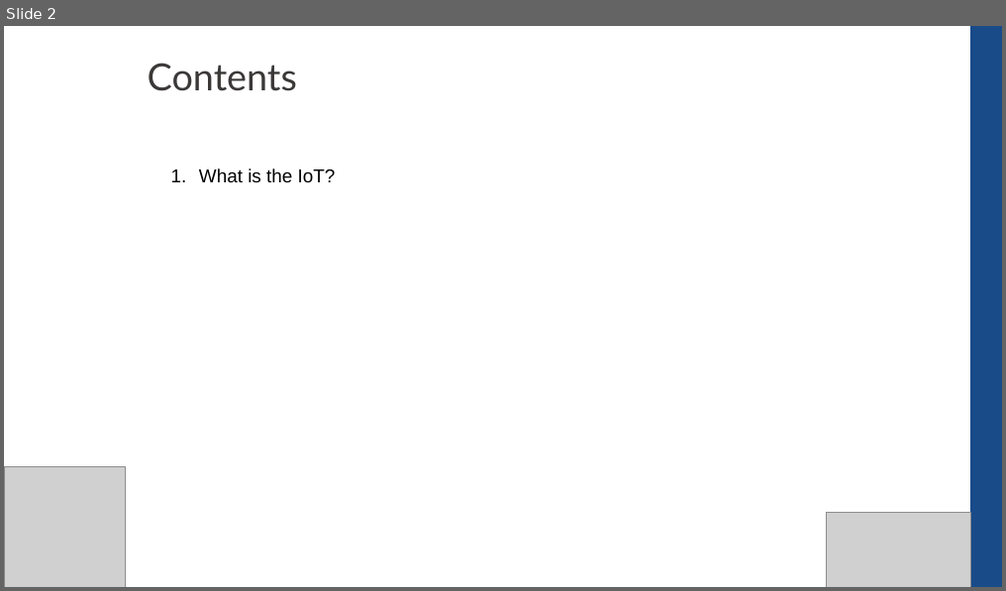
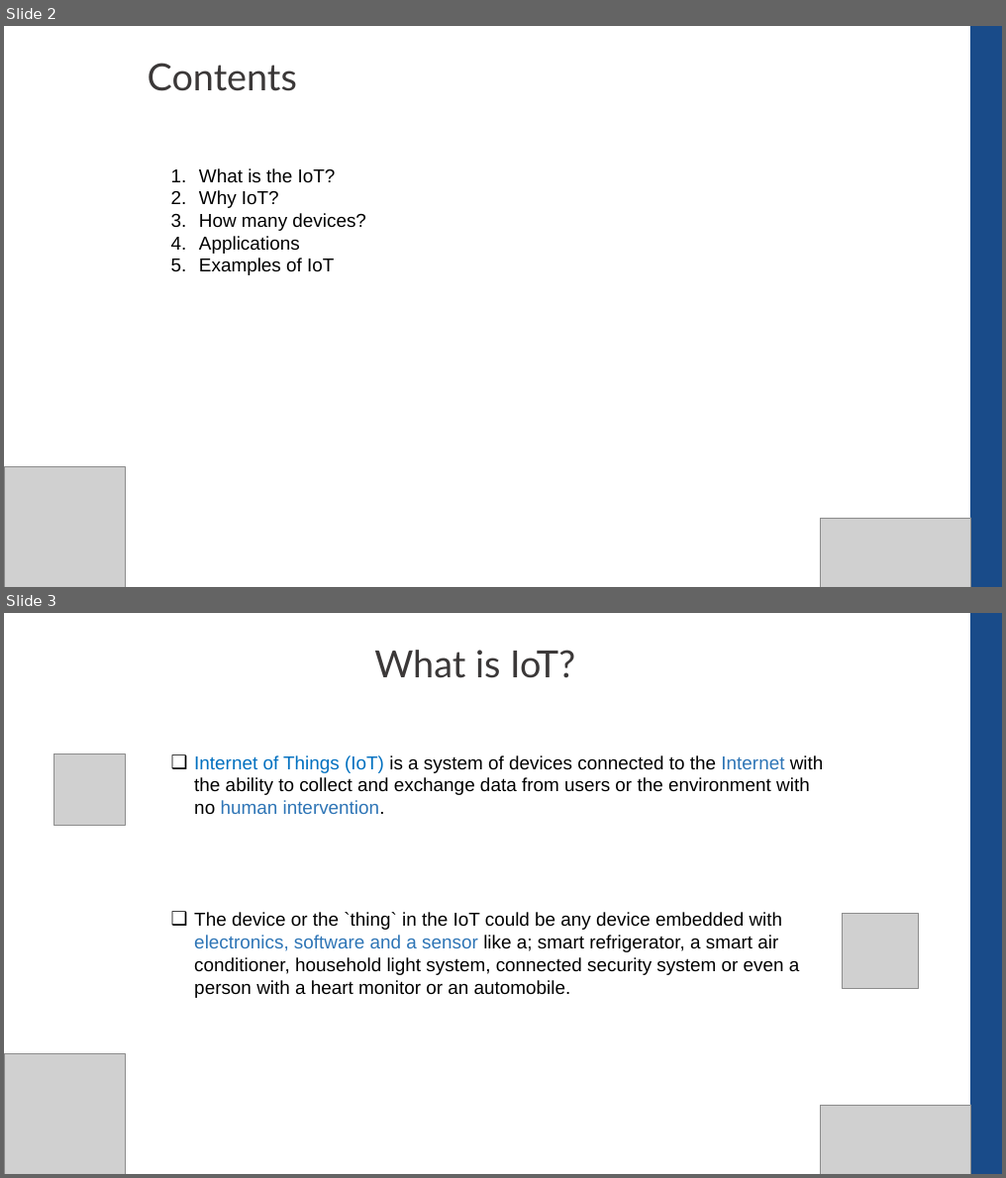
Before and after one commit to CompEng0001/IoT-and-Our-Schools-Environments-for-Education, a slide deck: Lessons/Introduction.pptx. Shown one above the other, each under a label of ours: slide 2 before the commit, slides 2 and 3 after it. The pictures are 1006x591 and 1006x1178 pixels, drawn with LibreOffice and Linux fonts; fonts in the diff are those of the drawing; grey boxes stand for pictures. Boxes give left, top, right and bottom in pixels: in the first picture for what was removed or moved away, otherwise in the second. Text is boxed around its words. In the diff, an @@ line names an element or a change of style, - is before the commit and + after.

```diff
--- a/Lessons/Introduction.pptx
+++ b/Lessons/Introduction.pptx
@@ slide 3 added at (x1=4, y1=613, x2=1002, y2=1174), background #FFFFFF @@
@@ rectangle added at (x1=971, y1=613, x2=1002, y2=1174), fill #194B89, outline #194B89 1 pt @@
@@ text added at (x1=374, y1=650, x2=575, y2=678), 36 pt, text #3B3838 @@
+What is IoT?
@@ picture added at (x1=54, y1=754, x2=125, y2=825) @@
@@ text added at (x1=194, y1=756, x2=824, y2=998), 18 pt, text #000000 @@
+❑ Internet of Things (IoT) is a system of devices connected to the Internet with the ability to collect and exchange data from users or the environment with no human intervention.
+❑ The device or the `thing` in the IoT could be any device embedded with electronics, software and a sensor like a; smart refrigerator, a smart air conditioner, household light system, connected security system or even a person with a heart monitor or an automobile.
@@ picture added at (x1=843, y1=913, x2=918, y2=989) @@
@@ picture added at (x1=5, y1=1054, x2=126, y2=1174) @@
@@ picture added at (x1=820, y1=1105, x2=971, y2=1174) @@
@@ slide 2 changed as well @@
@@ text at (x1=199, y1=190, x2=366, y2=275): paragraphs added @@
+2. Why IoT?
+3. How many devices?
+4. Applications
+5. Examples of IoT
@@ picture resized from (x1=826, y1=513, x2=971, y2=587) to (x1=820, y1=518, x2=971, y2=587) @@
```
Also in this commit, not shown: 2 other slides changed, 3 other slides added.
